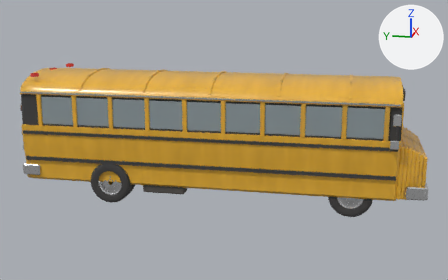
What one commit did to the glTF model public/assets/world-studio/blender/hero-bus.glb.
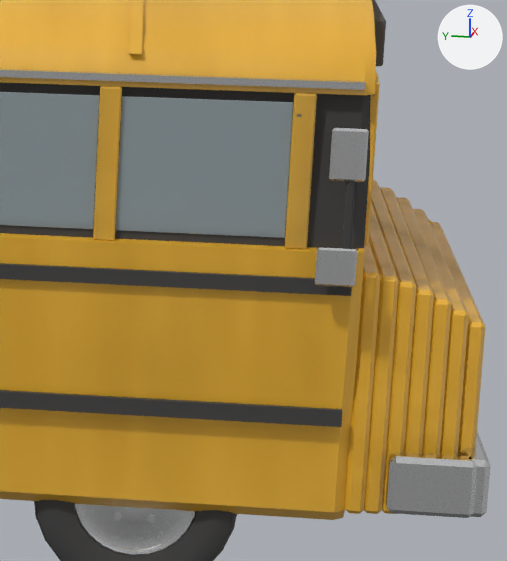
Old and new are each drawn whole from a 50 mm camera at (-15.31, -3.07, 5.28) aimed at (-0.03, -0.01, 1.46) and again close up on the part from 72% to 96% of the width and 31% to 75% of the height. The axes (+X, +Y, +Z) are drawn at upper right. The lights are the same throughout. The last two pictures show the newer version. Vertices at exactly the same position are counted once.

Names of what the first close-up shows: 'HeroBus'.
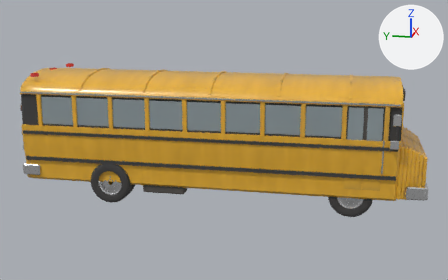
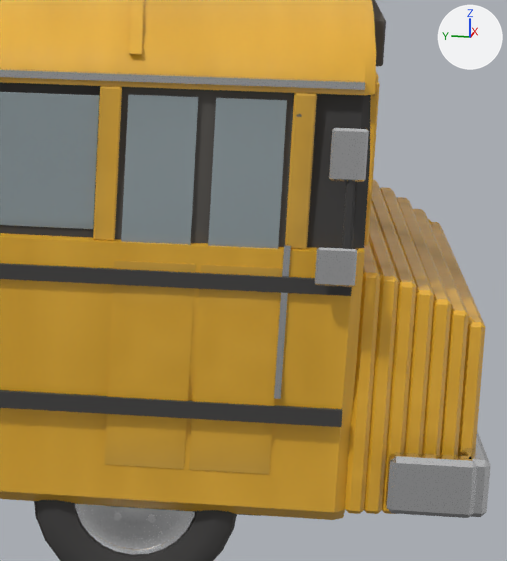
Commit message: Model the bus kerb-side entry door on the body's own flank profile

The change in detail:
me_herobus is used by ob_herobus; location (0.0, 0.0, 0.0).
me_herobus had 11284 vertices, 21924 faces and spanned x -1.49..1.49, y -4.97..5.0, z 0.0..3.2.
me_herobus now has 11552 vertices, 22440 faces and spans x -1.49..1.49, y -4.97..5.0, z 0.0..3.2.
me_herobus part 1: a new loose piece of 68 vertices spanning x -1.35..-1.23, y -3.91..-3.52, z 0.74..1.83, in mat_bus_paint_yellow.
me_herobus part 2: a new loose piece of 68 vertices spanning x -1.35..-1.23, y -3.49..-3.1, z 0.74..1.83, in mat_bus_paint_yellow.
me_herobus part 3: a new loose piece of 36 vertices spanning x -1.34..-1.29, y -3.88..-3.55, z 1.86..2.66, in mat_bus_glass (grey #a4b2b7).
me_herobus part 4: a new loose piece of 36 vertices spanning x -1.34..-1.29, y -3.46..-3.12, z 1.86..2.66, in mat_bus_glass (grey #a4b2b7).
me_herobus part 5: a new loose piece of 36 vertices spanning x -1.31..-1.18, y -3.93..-3.08, z 0.72..2.7, in mat_bus_interior (dark grey #534f4b).
me_herobus part 6: a new loose piece of 36 vertices spanning x -1.16..-1.13, y -3.89..-3.12, z 0.47..0.71, in mat_bus_interior (dark grey #534f4b).
Part 7, on me_herobus:
24 vertices are removed from x -1.31..-1.3, y -3.92..-3.09, z 1.98..2.65.
44 faces are deleted.
12 vertices are added at x -1.36..-1.28, y -3.94..-3.91, z 1.15..1.95.
20 new faces join them, mat_bus_chrome (white #e9e9eb).

Location of each change, (x1, y1, x2, y2) in pixels of the close-ups (507 x 561 px):
part 1 of me_herobus, added: after (189, 265, 283, 474)
part 2 of me_herobus, added: after (104, 260, 196, 469)
part 3 of me_herobus, added: after (208, 97, 287, 249)
part 4 of me_herobus, added: after (121, 94, 198, 245)
part 5 of me_herobus, added: after (115, 87, 294, 247)
part 6 of me_herobus, added (mostly hidden): after (113, 506, 261, 516)
part 7 of me_herobus, built on: before (115, 96, 293, 238); after (274, 244, 291, 399)
